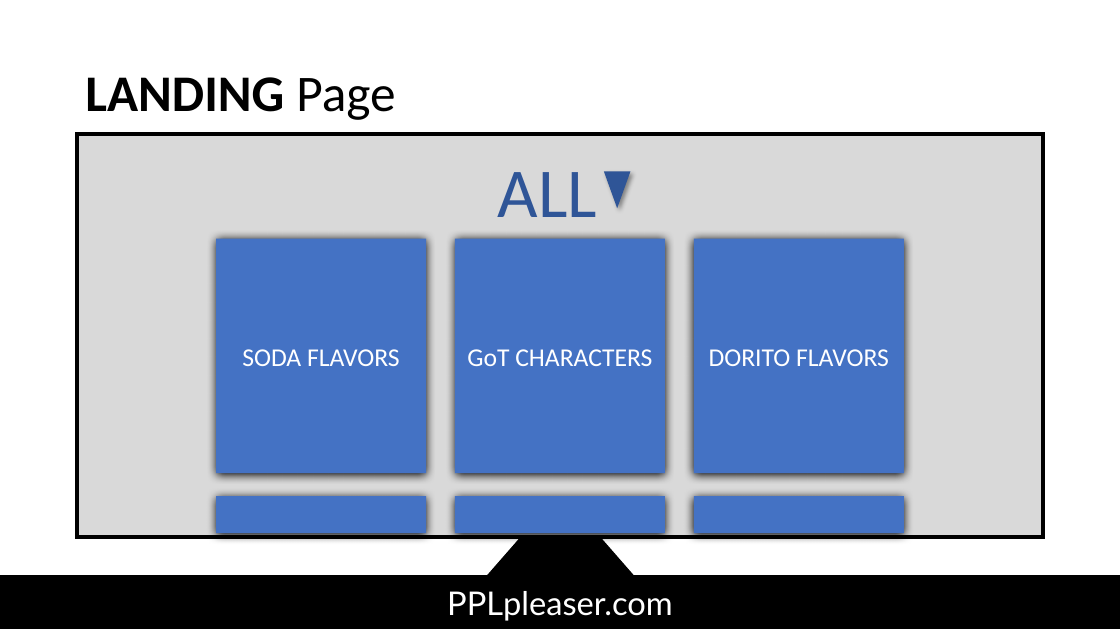
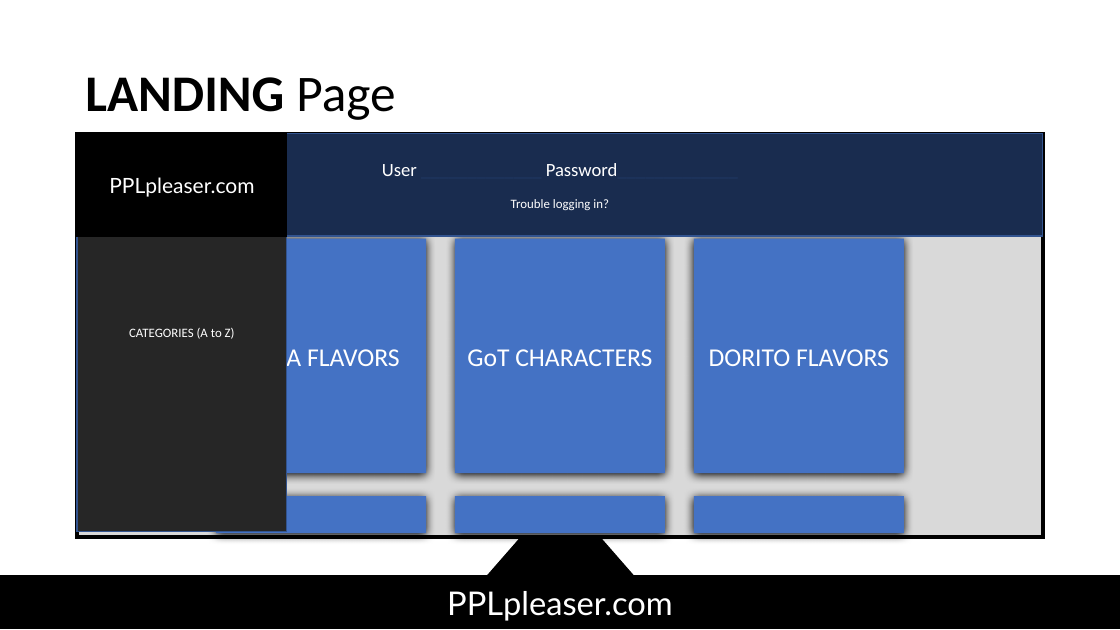
Before and after one commit to JBrenneman444/PPLpleaser, a slide deck: slide 6 of wireframe.pptx. Drawn at 1120x630 pixels with LibreOffice and Linux fonts; fonts in the diff are those of the drawing. Boxes give left, top, right and bottom in pixels: in the first picture for what was removed or moved away, otherwise in the second. Text is boxed around its words. In the diff, an @@ line names an element or a change of style, - is before the commit and + after.

```diff
--- a/wireframe.pptx
+++ b/wireframe.pptx
@@ rectangle added at (x1=77, y1=134, x2=287, y2=531), fill #262626, outline #325491 1 pt, 11 pt, text #FFFFFF @@
+CATEGORIES (A to Z)
@@ rectangle added at (x1=77, y1=134, x2=1044, y2=236), fill #192C4F, outline #325491 1 pt, 16 pt, text #FFFFFF @@
+User _____________ Password_____________
+Trouble logging in?
@@ rectangle added at (x1=77, y1=134, x2=287, y2=237), fill #000000, outline #000000 1 pt, 18 pt, text #FFFFFF @@
+PPLpleaser.com
@@ text removed at (x1=498, y1=172, x2=597, y2=217) @@
-ALL
@@ triangle removed at (x1=604, y1=171, x2=631, y2=208) @@
```
Also in this commit, not shown: 2 other slides changed, 25 other files.
